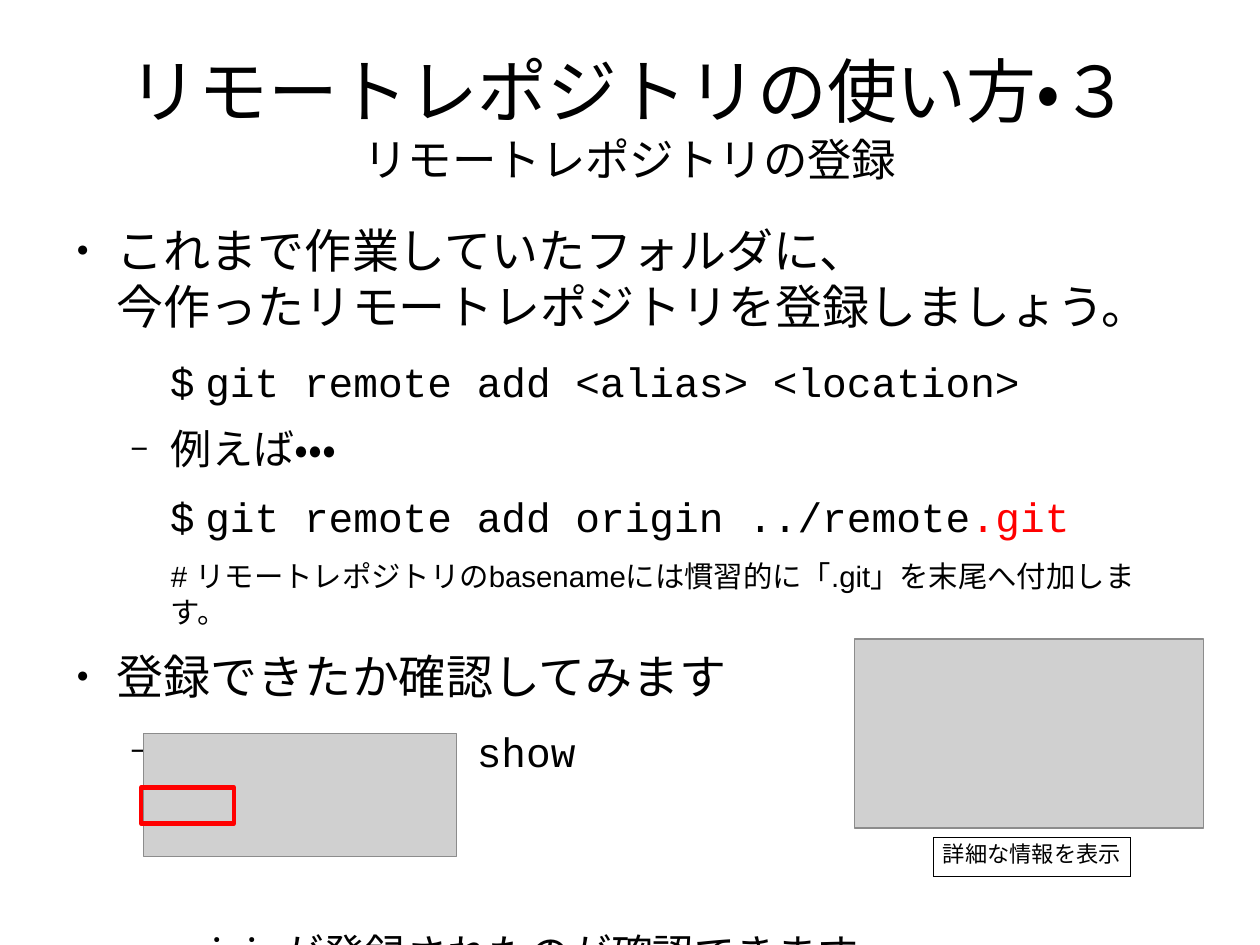
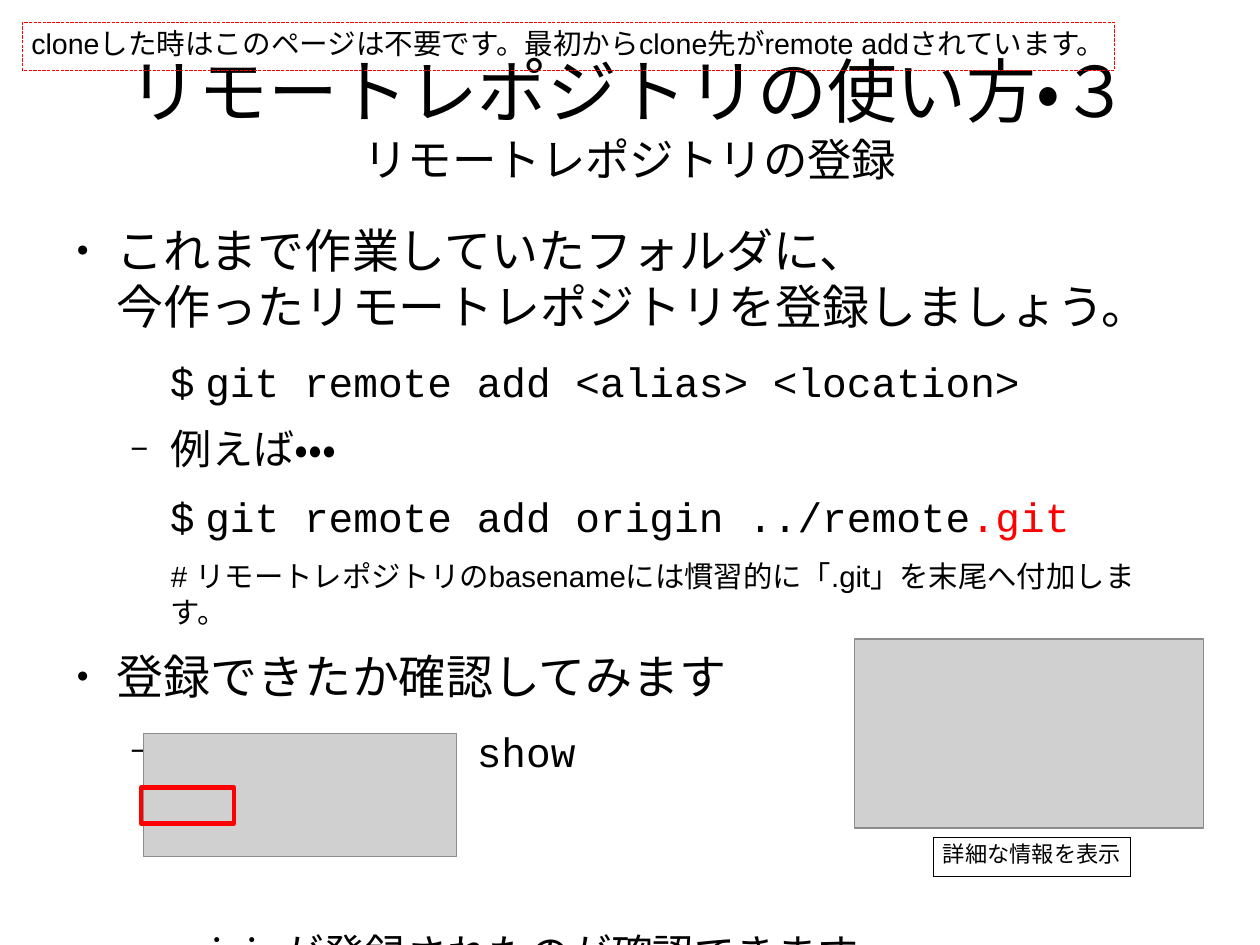
Before and after one commit to pneu/how_to_git, a slide deck: slide 60 of how_to_git.odp. Drawn at 1260x945 pixels with LibreOffice and Linux fonts; fonts in the diff are those of the drawing; grey boxes stand for pictures. Boxes give left, top, right and bottom in pixels: in the first picture for what was removed or moved away, otherwise in the second. Text is boxed around its words. In the diff, an @@ line names an element or a change of style, - is before the commit and + after.

```diff
--- a/how_to_git.odp
+++ b/how_to_git.odp
@@ rectangle added at (23, 23, 1116, 71), outline #FF0000 0 pt, 18 pt, text #000000 @@
+cloneした時はこのページは不要です。最初からclone先がremote addされています。
```
Also in this commit, not shown: 9 other slides changed, 10 slides added, 1 slide removed.
